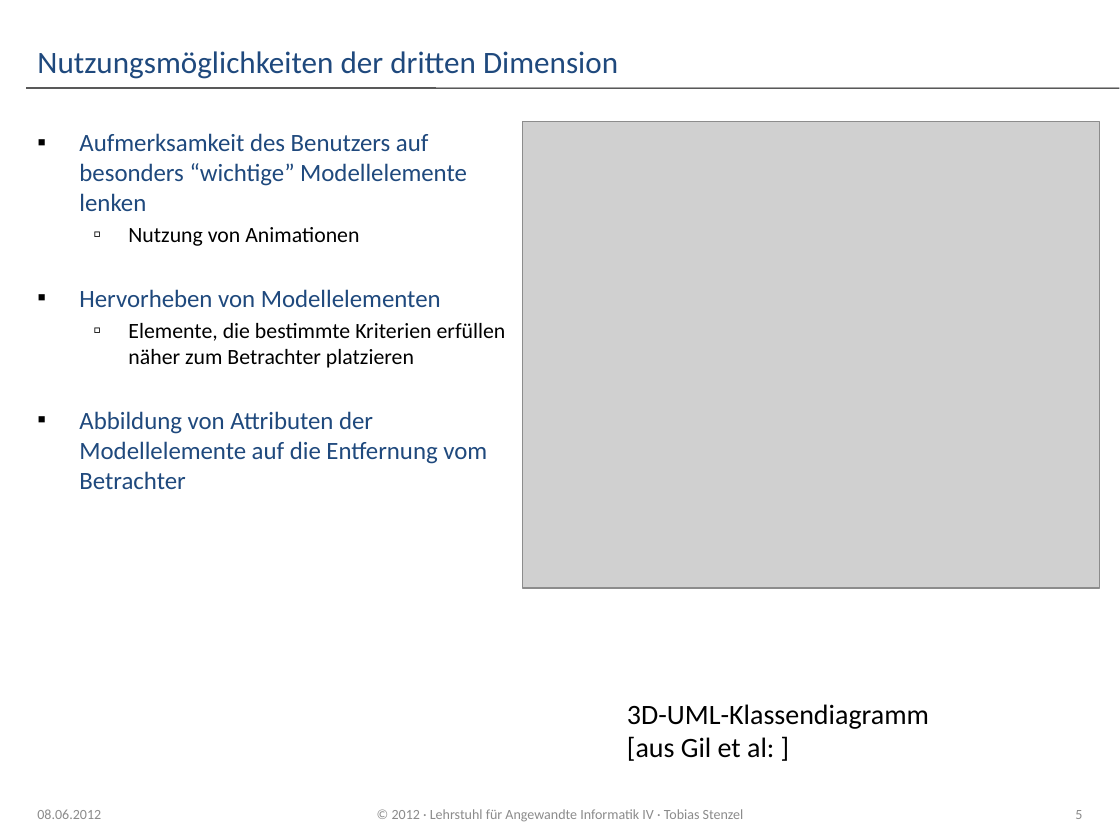
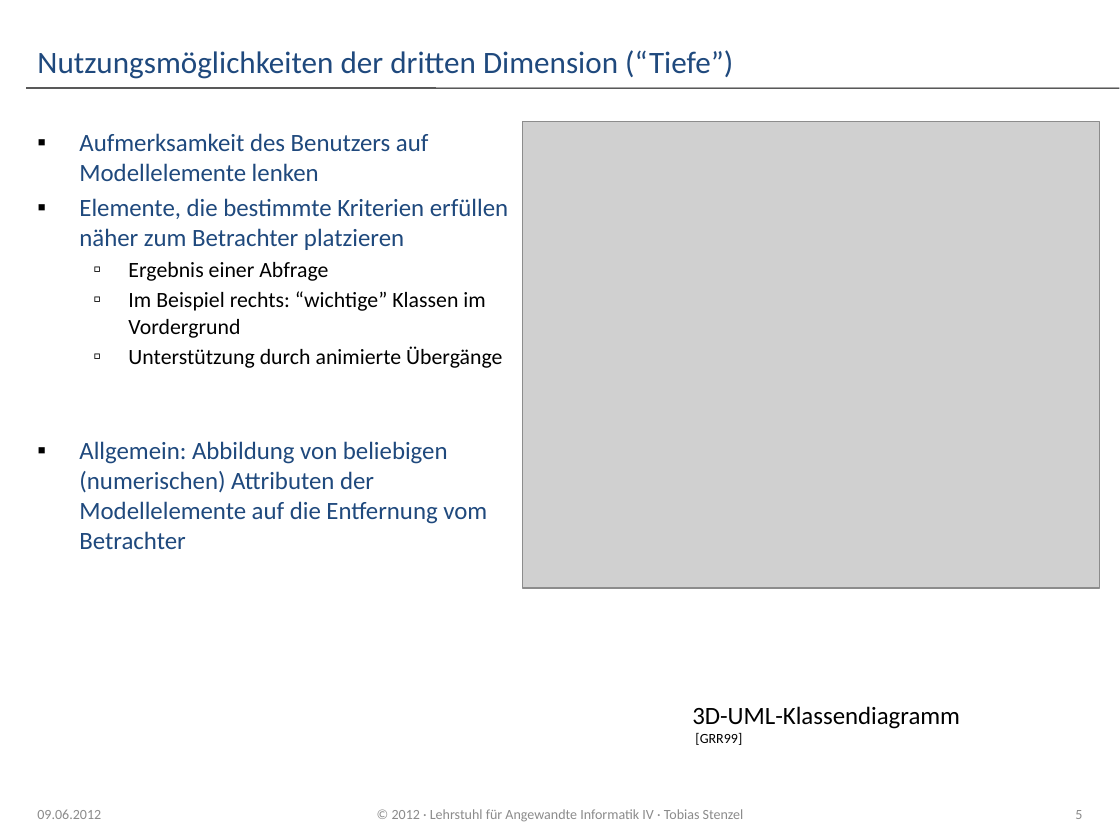
Before and after one commit to dpausp/ba-thesis, a slide deck: slide 5 of Praesentation_IPM3D.pptx. Drawn at 1120x840 pixels with LibreOffice and Linux fonts; fonts in the diff are those of the drawing; grey boxes stand for pictures; background and template pictures are left out. Boxes give left, top, right and bottom in pixels: in the first picture for what was removed or moved away, otherwise in the second. Text is boxed around its words. In the diff, an @@ line names an element or a change of style, - is before the commit and + after.

```diff
--- a/Praesentation_IPM3D.pptx
+++ b/Praesentation_IPM3D.pptx
@@ title at (x1=37, y1=50, x2=733, y2=79): text changed @@
-Nutzungsmöglichkeiten der dritten Dimension
+Nutzungsmöglichkeiten der dritten Dimension (“Tiefe”)
@@ text at (x1=79, y1=133, x2=428, y2=181): text changed @@
-▪ Aufmerksamkeit des Benutzers auf besonders “wichtige” Modellelemente lenken
-  ▫ Nutzung von Animationen
-▪ Hervorheben von Modellelementen
+▪ Aufmerksamkeit des Benutzers auf Modellelemente lenken
@@ text at (x1=79, y1=198, x2=508, y2=250): size 14 to 16 pt, text colour #000000 to #1F497D in "Elemente, die bestimmte Kriterien erfüllen näher zum ..."; bullet ▫ to ▪; list level 2 to 1 in "Elemente, die bestimmte Kriterien erfüllen ..." @@
@@ text at (x1=79, y1=262, x2=502, y2=549): text changed; size 16 to 14 pt; text colour #1F497D to #000000 @@
-▪ Abbildung von Attributen der Modellelemente auf die Entfernung vom Betrachter
+  ▫ Ergebnis einer Abfrage
+  ▫ Im Beispiel rechts: “wichtige” Klassen im Vordergrund
+  ▫ Unterstützung durch animierte Übergänge
+▪ Allgemein: Abbildung von beliebigen (numerischen) Attributen der Modellelemente auf die Entfernung vom Betrachter
@@ text "3D-UML-Klassendiagramm" moved from (x1=627, y1=704, x2=929, y2=761) to (x1=692, y1=706, x2=960, y2=745) @@
@@ text at (x1=692, y1=706, x2=960, y2=729): size 18 to 16 pt in "3D-UML-Klassendiagramm" @@
@@ text at (x1=695, y1=733, x2=742, y2=745): text changed; size 18 to 9 pt @@
-[aus Gil et al: ]
+[GRR99]
@@ text at (x1=37, y1=809, x2=101, y2=819): text changed @@
-08.06.2012
+09.06.2012
```
Also in this commit, not shown: 19 other slides changed, 10 slides added, 1 slide removed, 6 other files.
